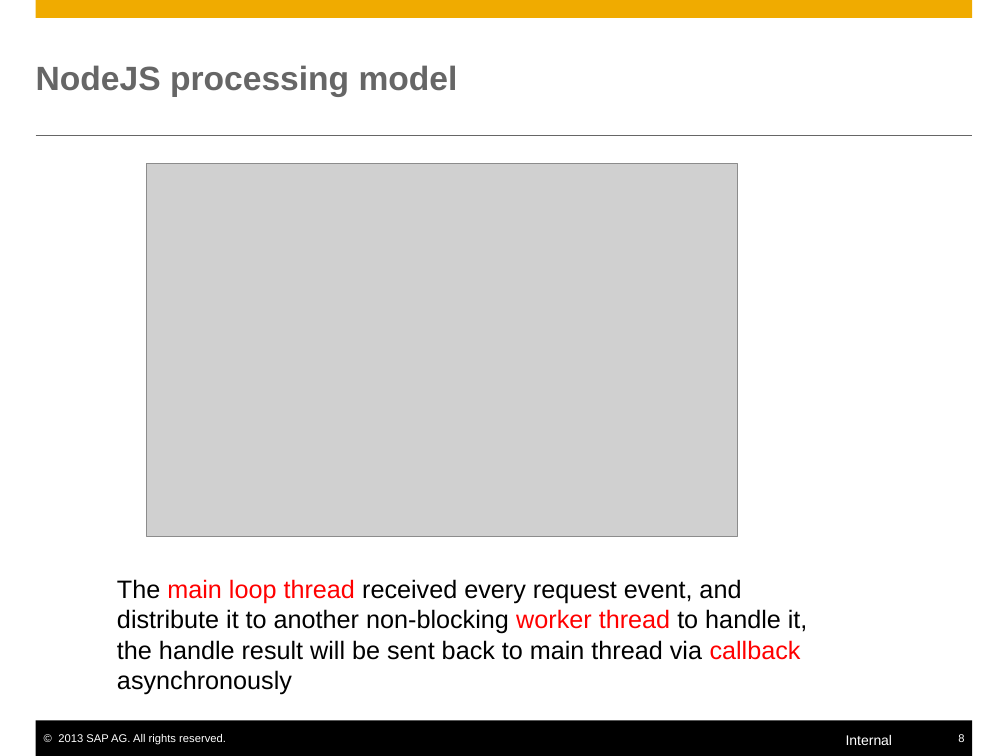
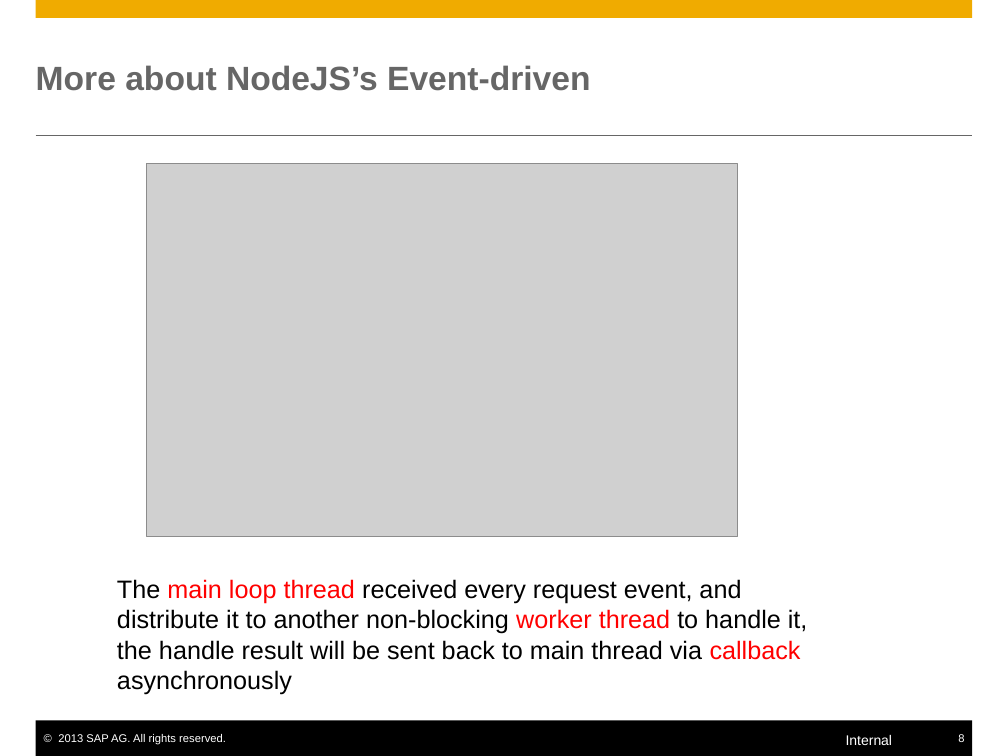
Before and after one commit to yjhcjykwbk-jlsec/mynodejs, a slide deck: slide 8 of nodejs.pptx. Drawn at 1008x756 pixels with LibreOffice and Linux fonts; fonts in the diff are those of the drawing; grey boxes stand for pictures. Boxes give left, top, right and bottom in pixels: in the first picture for what was removed or moved away, otherwise in the second. Text is boxed around its words. In the diff, an @@ line names an element or a change of style, - is before the commit and + after.

```diff
--- a/nodejs.pptx
+++ b/nodejs.pptx
@@ title at bbox=[36, 65, 590, 91]: text changed @@
-NodeJS processing model
+More about NodeJS’s Event-driven
```
Also in this commit, not shown: 19 other slides changed, 7 slides added.
